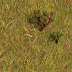
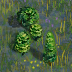
Comparing the layer stacks of the two 72 x 72 images. Changes:
hid "savanebis" over [25, 9, 64, 44]
added layer "fagne3 #1" above "fagne2 #1" over [6, 4, 60, 67]
added layer "marais6" (80%) above "tourbe1 #1" over [0, 0, 72, 72]
added layer "fagne3" above "fagne2" over [0, 0, 72, 72]
hid "veld" over [0, 0, 72, 72]
